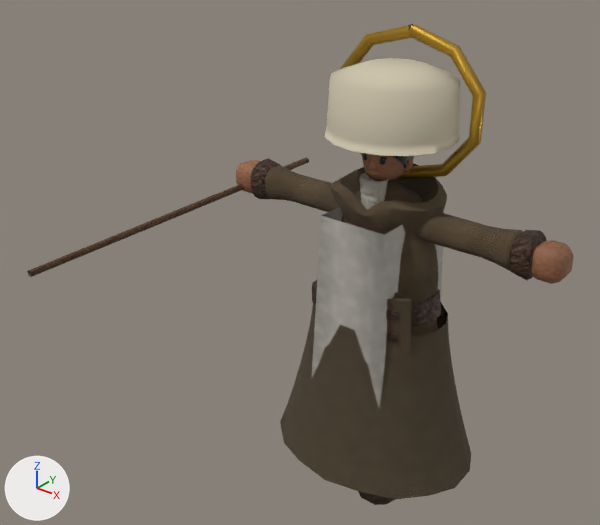
The glTF model csharp/Unciv.Godot/Packs/units/models/unit/Great Prophet.glb: old version first, new version second.
Both versions are drawn from a camera (50 mm lens) standing at (0.835, -1.315, 1.29) and looking at (-0.064, -0.191, 0.594). The axes (+X, +Y, +Z) are drawn at lower left. The lights are the same throughout. The older version comes first. Where no turn or scale is listed for an object, it has been applied to the vertices. Vertices at exactly the same position are counted once.

The scene before the commit, as lines of its bpy script (objects in view):
```python
me_mesh_prop = bpy.data.meshes.new('Mesh_Prop')
me_mesh_prop.from_pydata(...)  # 23 vertices, 42 faces; spans x -0.006..0.007, y -0.525..0.263, z -0.007..0.007
me_mesh_prop.materials.append(mat_leather)
me_mesh_skinned = bpy.data.meshes.new('Mesh_skinned')
me_mesh_skinned.from_pydata(...)  # 2420 vertices, 4627 faces; spans x -0.386..0.386, y -0.185..0.182, z 0.011..1.022
me_mesh_skinned.materials.append(mat_wool)
me_mesh_skinned.materials.append(mat_leather)
me_mesh_skinned.materials.append(mat_skin)
me_mesh_skinned.materials.append(mat_dark)
me_mesh_skinned.materials.append(mat_cloth)
me_mesh_skinned.materials.append(mat_bone)
me_mesh_skinned.materials.append(mat_gilt)
me_mesh_skinned.materials.append(mat_hair)
me_mesh_skinned.materials.append(mat_teamcolor)
ob_prop = bpy.data.objects.new('Prop', me_mesh_prop)
ob_prop.location = (-0.355, -0.063, 0.634)
ob_warrior = bpy.data.objects.new('Warrior', me_mesh_skinned)
ob_warrior.location = (0.0, 0.0, -0.011)
```
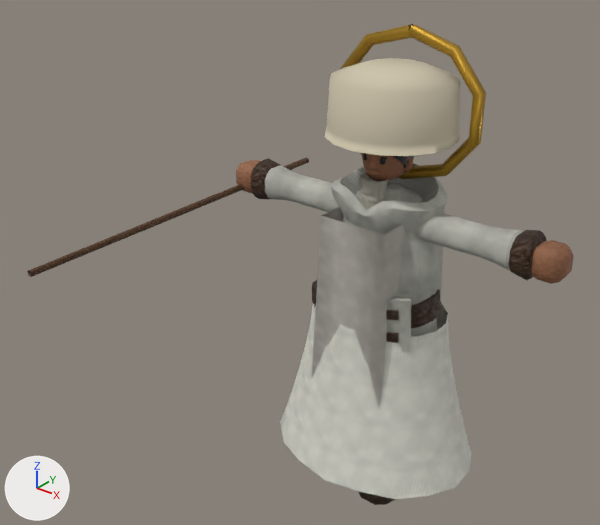
Where the change shows, as pixel boxes [x1, y1, x2, y2] in the pictures (600 x 525 px):
part 1 of me_mesh_skinned, recoloured (brown to light grey): [265, 165, 514, 352] in both
part 2 of me_mesh_skinned, recoloured: [266, 163, 523, 333] in both
part 3 of me_mesh_skinned, recoloured (brown to white): [280, 303, 471, 499] in both

Diff of the bpy script that builds the scene:
```diff
--- a/csharp/Unciv.Godot/Packs/units/models/unit/Great Prophet.glb.py
+++ b/csharp/Unciv.Godot/Packs/units/models/unit/Great Prophet.glb.py
@@ me_mesh_skinned @@
 me_mesh_skinned.from_pydata(...)  # 2420 vertices, 4627 faces; spans x -0.386..0.386, y -0.185..0.182, z 0.011..1.022
 # used by ob_warrior; location = (0.0, 0.0, -0.011)
+# me_mesh_skinned part 1: 784 faces centred in x -0.287..0.287, y -0.1..0.091, z 0.251..0.731 are repainted in the vertex colours; the middle colour goes from brown #5d4d35 to light grey #c6c6bc
+# me_mesh_skinned part 2: 638 faces centred in x -0.273..0.287, y -0.1..0.094, z 0.251..0.768 are repainted in the vertex colours; the middle colour goes from brown #564732 to grey #bbbbb1
+# me_mesh_skinned part 3: 216 faces centred in x -0.224..0.224, y -0.177..0.174, z 0.125..0.432 are repainted in the vertex colours; the middle colour goes from brown #564935 to white #f3f3e6
 me_mesh_skinned.materials.append(mat_wool)
```
